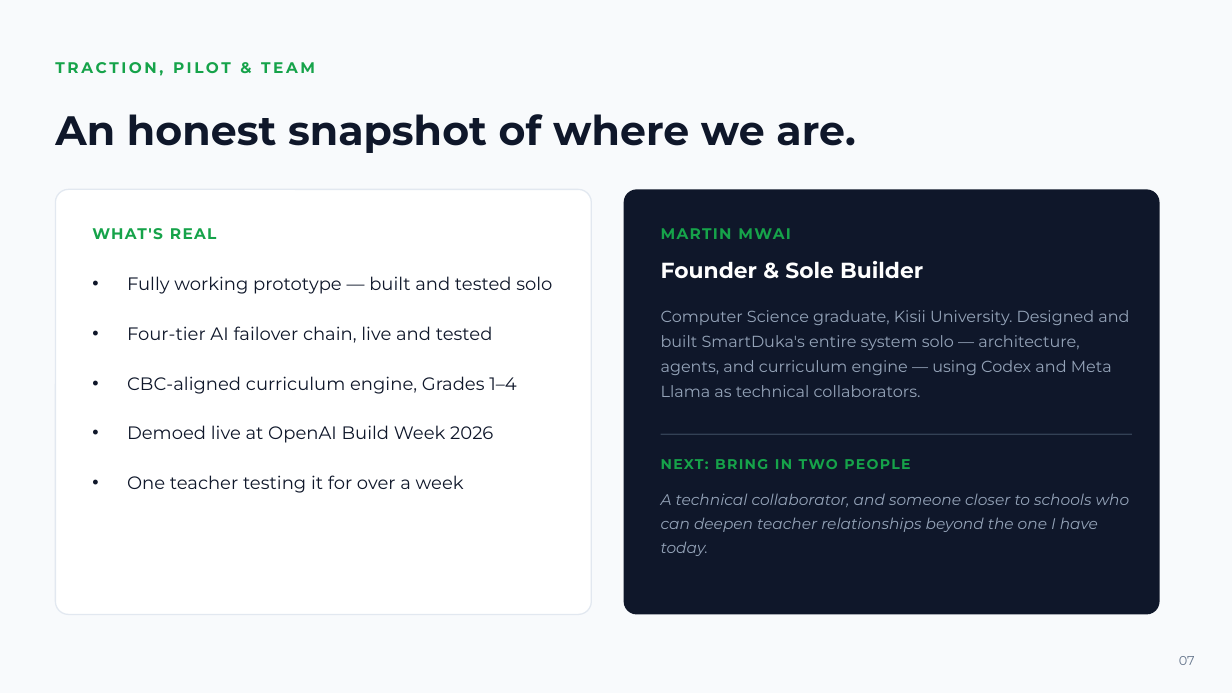
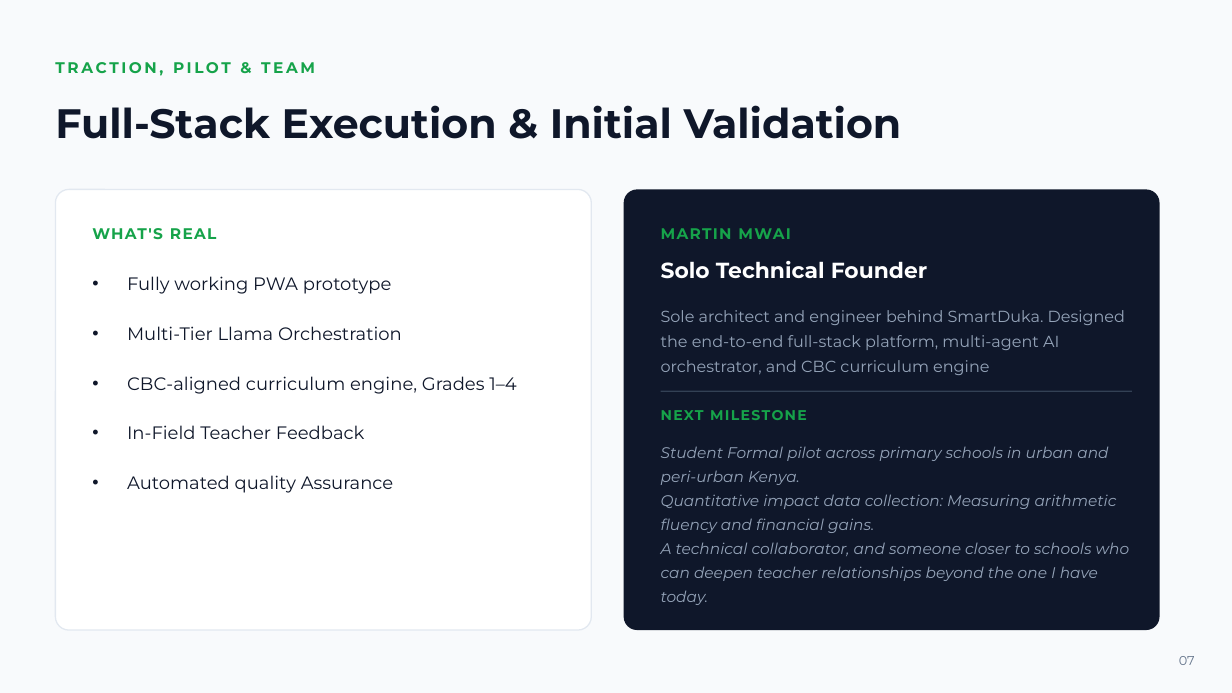
Before and after one commit to lemonhead-ai/SmartDuka, a slide deck: slide 8 of assets/pitch-deck/SmartDuka_Pitchdeck_backup.pptx (slide 7 before the commit). Drawn at 1232x693 pixels with LibreOffice and Linux fonts; fonts in the diff are those of the drawing. Boxes give left, top, right and bottom in pixels: in the first picture for what was removed or moved away, otherwise in the second. Text is boxed around its words. In the diff, an @@ line names an element or a change of style, - is before the commit and + after.

```diff
--- a/assets/pitch-deck/SmartDuka_Pitchdeck_backup.pptx
+++ b/assets/pitch-deck/SmartDuka_Pitchdeck_backup.pptx
@@ text at box(55, 105, 902, 139): text changed @@
-An honest snapshot of where we are.
+Full-Stack Execution & Initial Validation
@@ rounded rectangle: place and size @@
-rounded rectangle at box(55, 189, 592, 615)
+rounded rectangle at box(55, 189, 592, 630)
@@ rounded rectangle: place and size @@
-rounded rectangle at box(624, 189, 1160, 615)
+rounded rectangle at box(624, 189, 1160, 630)
@@ text at box(661, 261, 928, 279): text changed @@
-Founder & Sole Builder
+Solo Technical Founder
@@ text at box(127, 276, 402, 340): text changed @@
-• Fully working prototype — built and tested solo
-• Four-tier AI failover chain, live and tested
+• Fully working PWA prototype
+• Multi-Tier Llama Orchestration
@@ text at box(661, 310, 1125, 375): text changed @@
-Computer Science graduate, Kisii University. Designed and built SmartDuka's entire system solo — architecture, agents, and curriculum engine — using Codex and Meta Llama as technical collaborators.
+Sole architect and engineer behind SmartDuka. Designed the end-to-end full-stack platform, multi-agent AI orchestrator, and CBC curriculum engine
@@ line moved from (661, 434) - (1132, 434) to (661, 391) - (1132, 391) @@
@@ text at box(661, 410, 807, 420): text changed @@
-NEXT: BRING IN TWO PEOPLE
+NEXT MILESTONE
@@ text at box(127, 425, 394, 493): text changed @@
-• Demoed live at OpenAI Build Week 2026
-• One teacher testing it for over a week
+• In-Field Teacher Feedback
+• Automated quality Assurance
@@ text "Student Formal pilot across primary ...": place and size @@
-text "Student Formal pilot across primary ..." at box(661, 493, 1130, 556)
+text "Student Formal pilot across primary ..." at box(661, 446, 1130, 605)
@@ text at box(661, 446, 1117, 533): paragraphs added @@
+Student Formal pilot across primary schools in urban and peri-urban Kenya.
+Quantitative impact data collection: Measuring arithmetic fluency and financial gains.
```
Also in this commit, not shown: 4 other slides changed, 1 slide added, 3 other files.
